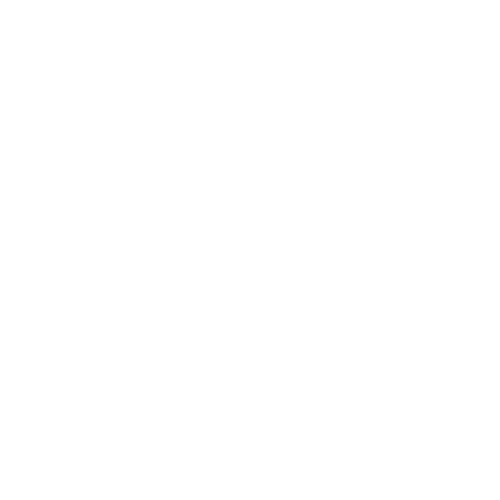
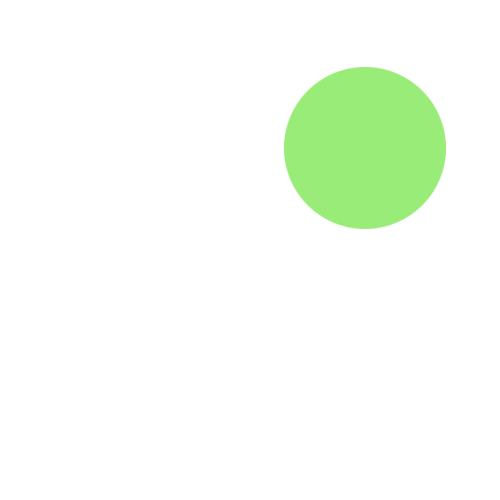
Two versions of the same layered image (500px x 500px). Layer-by-layer changes:
added layer "Calque 5" above "Calque 4 copie" over [284, 67, 446, 229]
added layer "Calque 4 copie" above "Calque 4" over [284, 67, 446, 229]
added layer "timer-with-thick-outline-variant" in group "Groupe 1" over [284, 67, 431, 229]
hid "Rectangle 2" over [285, 68, 349, 131]
hid "Rectangle 1" over [284, 73, 446, 229]
hid "Ligne 1" over [288, 174, 381, 217]
